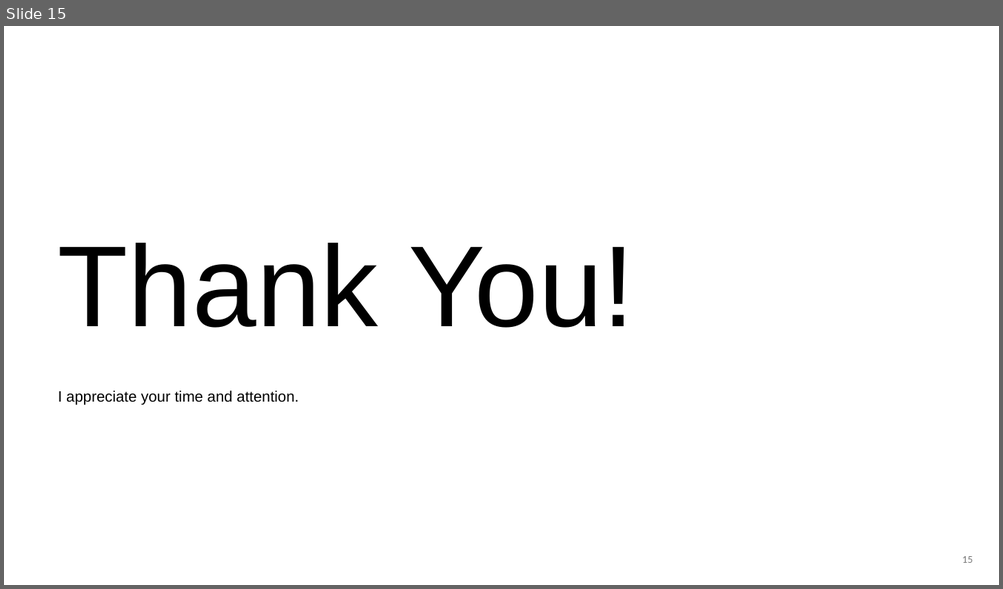
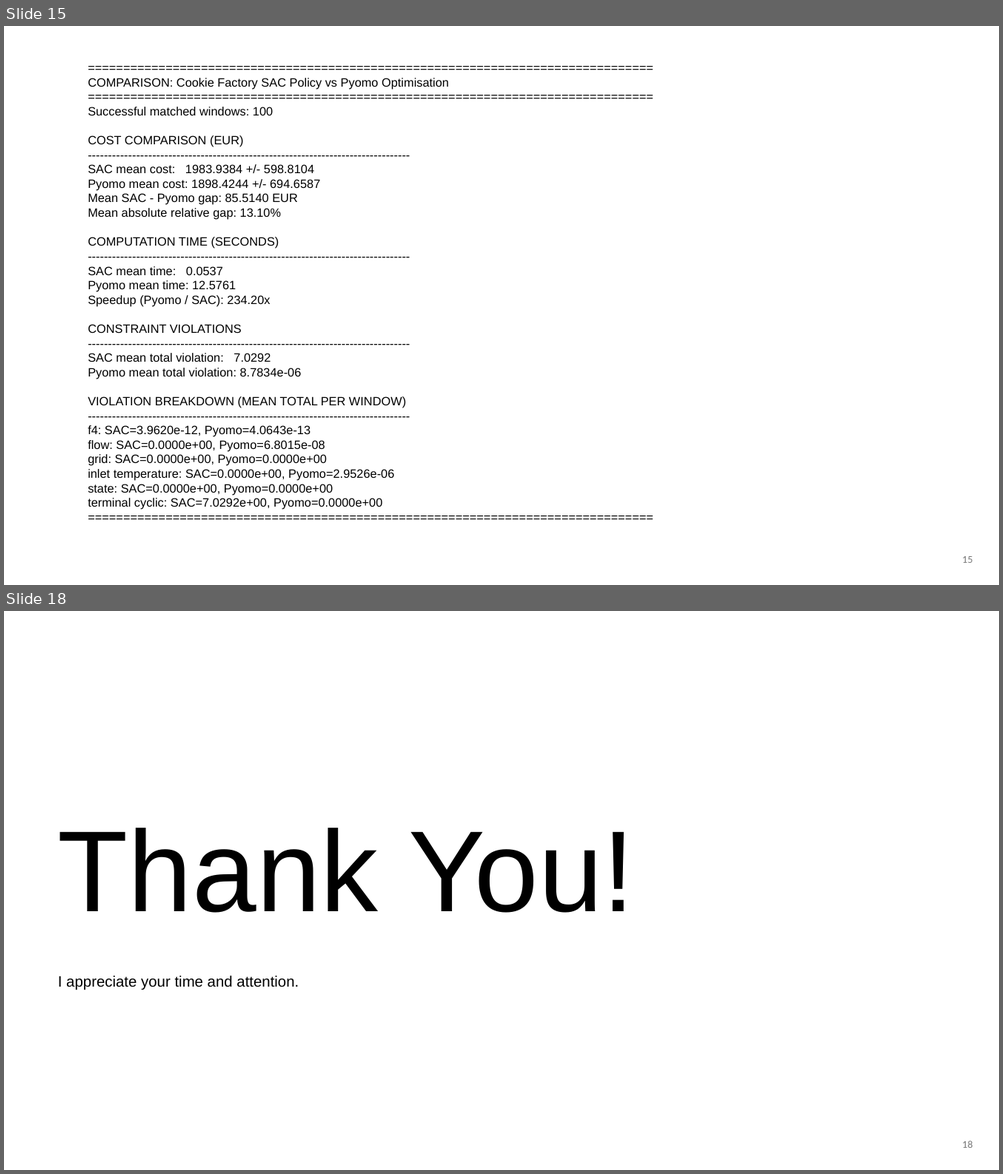
Before and after one commit to itsashishthapa/THESIS, a slide deck: Presentations/Thesis Update(second case).odp. Shown one above the other, each under a label of ours: slide 15 before the commit, slides 15 and 18 after it; the slides between them are not shown. The pictures are 1003x589 and 1003x1174 pixels, drawn with LibreOffice and Linux fonts; fonts in the diff are those of the drawing. Boxes give left, top, right and bottom in pixels: in the first picture for what was removed or moved away, otherwise in the second. Text is boxed around its words. In the diff, an @@ line names an element or a change of style, - is before the commit and + after.

```diff
--- a/Presentations/Thesis Update(second case).odp
+++ b/Presentations/Thesis Update(second case).odp
@@ slide 15 added at [4,26,999,585], background #FFFFFF @@
@@ text added at [88,78,449,510], 14 pt, text #000000 @@
+================================================================================
+COMPARISON: Cookie Factory SAC Policy vs Pyomo Optimisation
+================================================================================
+Successful matched windows: 100
+COST COMPARISON (EUR)
+--------------------------------------------------------------------------------
+SAC mean cost: 1983.9384 +/- 598.8104
+Pyomo mean cost: 1898.4244 +/- 694.6587
+Mean SAC - Pyomo gap: 85.5140 EUR
+Mean absolute relative gap: 13.10%
+COMPUTATION TIME (SECONDS)
+--------------------------------------------------------------------------------
+SAC mean time: 0.0537
+Pyomo mean time: 12.5761
+Speedup (Pyomo / SAC): 234.20x
+CONSTRAINT VIOLATIONS
+--------------------------------------------------------------------------------
+SAC mean total violation: 7.0292
+Pyomo mean total violation: 8.7834e-06
+VIOLATION BREAKDOWN (MEAN TOTAL PER WINDOW)
+--------------------------------------------------------------------------------
+f4: SAC=3.9620e-12, Pyomo=4.0643e-13
+flow: SAC=0.0000e+00, Pyomo=6.8015e-08
+grid: SAC=0.0000e+00, Pyomo=0.0000e+00
+inlet temperature: SAC=0.0000e+00, Pyomo=2.9526e-06
+state: SAC=0.0000e+00, Pyomo=0.0000e+00
+terminal cyclic: SAC=7.0292e+00, Pyomo=0.0000e+00
+================================================================================
@@ page number added at [962,557,972,563], 12 pt, text #797979 @@
+15
@@ what was slide 15 is now slide 18 @@
@@ page number at [962,1141,972,1148]: text changed @@
-15
+18
```
Also in this commit, not shown: 2 other slides added, 6 other files.
